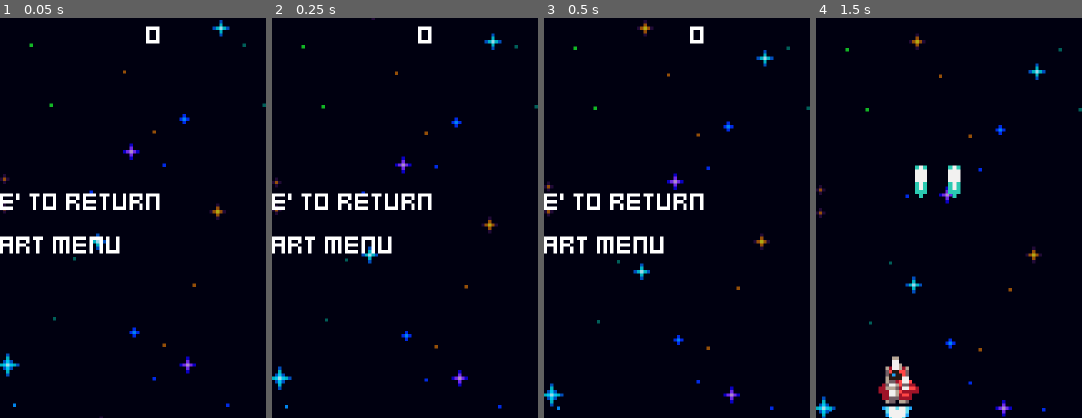
Above: before the commit, frames 1-4 (left to right).
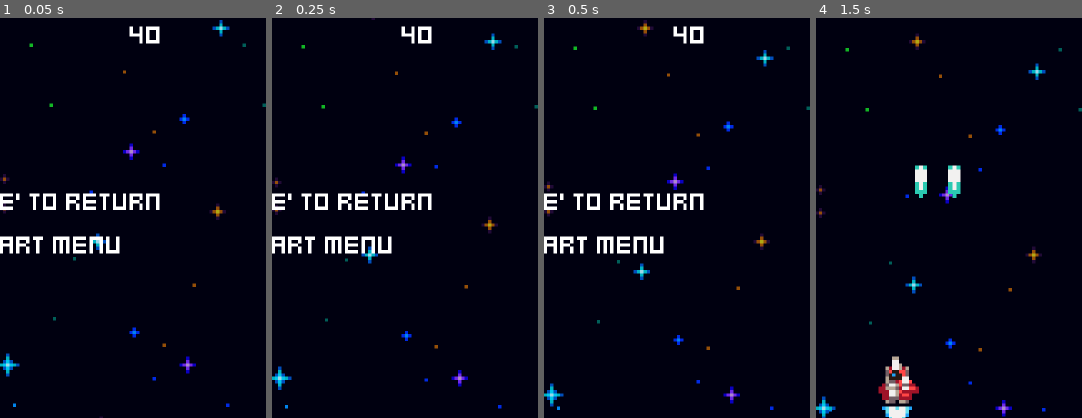
Above: after the commit, the same moments.

Repository: najamsk/godotTutorial_spaceShooter
Game: Godot game, scene res://menus/game_over.tscn
Two runs of this game, one before a commit and one after it. Both use one fixed random seed, a clock stepped at 60 frames per second and the inputs below. This scene is started directly instead of the project's main scene.
Inputs:
- Up to frame 1 (0.05 s): no input
- Up to frame 2 (0.25 s): no input
- Up to frame 3 (0.5 s): no input
- Up to frame 4 (1.5 s): tap Space at 0.5 s; hold Right (ui_right) 0.53-1.28 s; tap Enter (ui_accept) at 0.77 s; hold Left (ui_left) from 1.28 s (still down)
The pictures show only the part of the screen within x 50-100%, y 45-95%; the shares and areas given below are measured in that part.

The runs differ from the first frame. In frame 1, 0.1% of the frame differs, in the area x 48-54%, y 2-7%; in frame 2, 0.1%; in frame 3, 0.1%; in frame 4, nothing differs.

Commit message:
game data saved

Diff:
--- a/menus/game_over.gd
+++ b/menus/game_over.gd
@@ -1,12 +1,20 @@
 extends Control
 
+const SAVE_PATH = "user://save.cfg"
+const TEST_SAVE_PATH = "res://save.cfg"
+
 @export var game_stats: GameStats
+
+var save_path = TEST_SAVE_PATH
+
 @onready var score_value_label: Label = %ScoreValueLabel
 @onready var high_score_value_label: Label = %HighScoreValueLabel
 
 func _ready() -> void:
+	load_highscore()
 	if game_stats.score > game_stats.high_Score:
 		game_stats.high_Score = game_stats.score
+		save_highscore()
 	score_value_label.text = str(game_stats.score)
 	high_score_value_label.text = str(game_stats.high_Score)
 
@@ -15,3 +23,16 @@
 	if Input.is_action_just_pressed("ui_accept"):
 		game_stats.score = 0
 		get_tree().change_scene_to_file("res://menus/menu.tscn")
+
+func load_highscore() -> void:
+	var config = ConfigFile.new()
+	var error = config.load(save_path)
+	if error != OK: return
+	game_stats.high_Score = config.get_value("game", "highscore")
+
+
+
+func save_highscore() -> void:
+	var config = ConfigFile.new()
+	config.set_value("game", "highscore", game_stats.high_Score)
+	config.save(save_path)
--- /dev/null
+++ b/save.cfg
@@ -0,0 +1,3 @@
+[game]
+
+highscore=40
